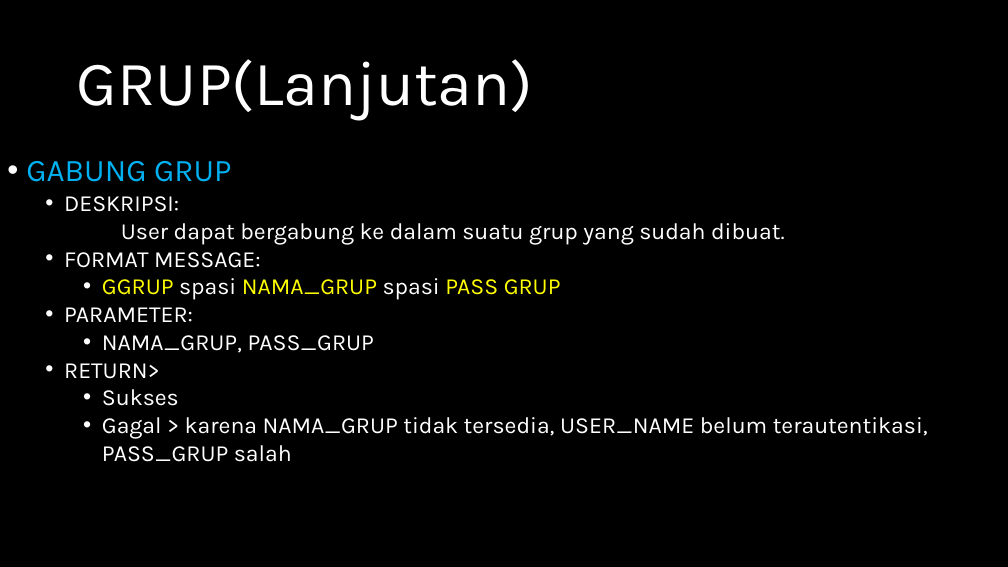
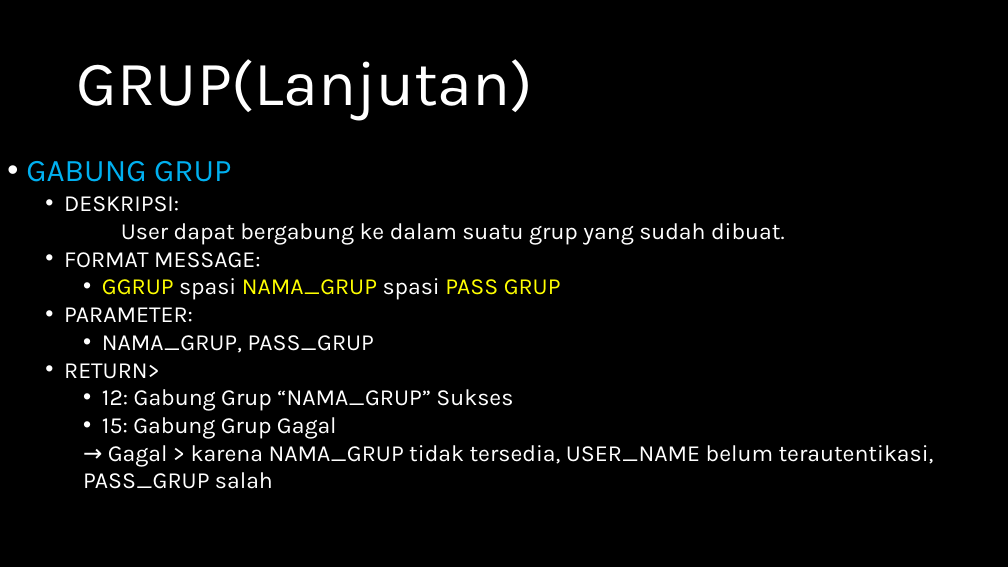
Before and after one commit to jeffrynasri/Kuliah-Progjar-E, a slide deck: slide 9 of TUGAS2_CHATSERVER/DRAFT-CHAT-SERVER.pptx. Drawn at 1008x567 pixels with LibreOffice and Linux fonts; fonts in the diff are those of the drawing. Boxes give left, top, right and bottom in pixels: in the first picture for what was removed or moved away, otherwise in the second. Text is boxed around its words. In the diff, an @@ line names an element or a change of style, - is before the commit and + after.

```diff
--- a/TUGAS2_CHATSERVER/DRAFT-CHAT-SERVER.pptx
+++ b/TUGAS2_CHATSERVER/DRAFT-CHAT-SERVER.pptx
@@ text at (x1=83, y1=389, x2=934, y2=489): text changed @@
-    • Sukses
-    • Gagal > karena NAMA_GRUP tidak tersedia, USER_NAME belum terautentikasi, PASS_GRUP salah
+    • 12: Gabung Grup “NAMA_GRUP” Sukses
+    • 15: Gabung Grup Gagal
+    → Gagal > karena NAMA_GRUP tidak tersedia, USER_NAME belum terautentikasi, PASS_GRUP salah
```
Also in this commit, not shown: 12 other slides changed.
